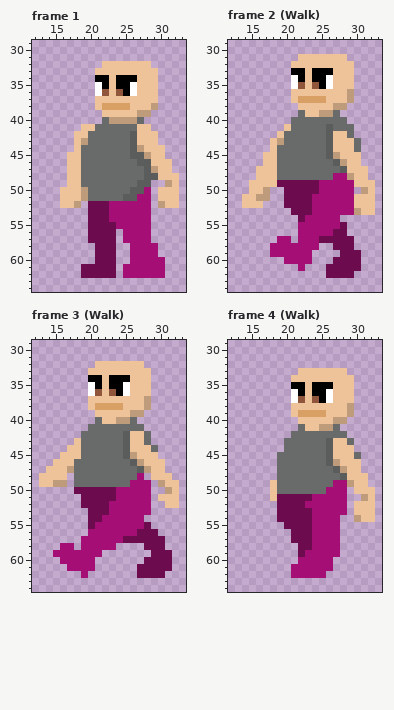
One commit to this pixel-art file: aseprite/adventurer.aseprite. The picture above was drawn from the file before the commit.
50x70 pixels, 8 frames. Shown: frame 1: x 12..33, y 29..64; frame 2 (Walk): x 12..33, y 29..64; frame 3 (Walk): x 12..33, y 29..64; frame 4 (Walk): x 12..33, y 29..64. The commit also changed other frames, which this record leaves out.
The result:
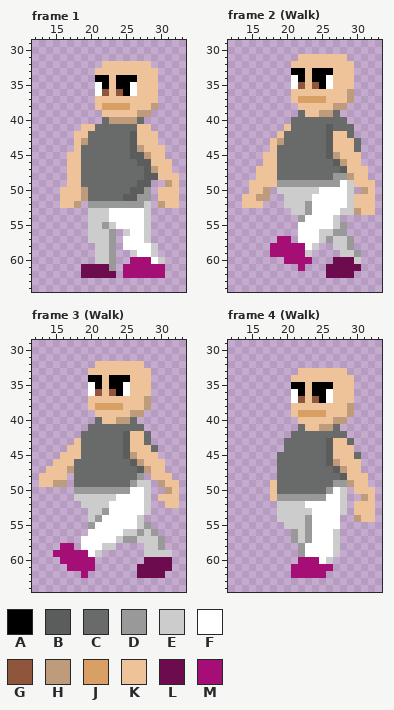
Palette (. is transparent): A #000000  B #5b5c5c  C #696a6a  D #999999  E #cccccc  F #ffffff  G #8f563b  H #bd9b7b  J #d9a066  K #eec39a  L #6c0b4d  M #a40e75
Message: Drew Colorless Pants For Character
Edits made:
layer "Pants-Blank" added
--- frame 1, layer "Pants-Blank"
@@ x 18..32 @@
 49 KCCCCCCCCBB..HK
-50 KHCCCCCCBBM.KKK
-51 KHCCCCCBBMM.KKK
-52 H.LLLMMMMMM.HKK
-53 ..LLLMMMMMM....
-54 ..LLLMMMMMM....
-55 ..LLLLMMMMM....
-56 ..LLLL.MMMM....
-57 ..LLLL.MMMM....
-58 ...LLL..MMMM...
-59 ...LLL..MMMM...
-60 ...LLL..MMMMM..
-61 .LLLLL.MMMMMM..
+50 KHCCCCCCBBD.KKK
+51 KHCCCCCBBDD.KKK
+52 H.DDDDDDDDE.HKK
+53 ..EEEFFFFFE....
+54 ..EEEFFFFFE....
+55 ..EEDEFFFFE....
+56 ..EEED.EFFE....
+57 ..EEED.FFFE....
+58 ...EED.FFFFE...
+59 ...EED..EFFE...
+60 ...EED..MMMFE..
+61 .LLLLD.MMMMMM..
 62 .LLLLL.MMMMMM..
--- frame 2 (Walk), layer "Pants-Blank"
@@ x 12..33 @@
 47 ....KKKCCCCCCCCCBKKK..
-48 ....KKKCCCCCCCCMMHKK..
-49 ...KKKKLLLLLLMMMMMKKK.
-50 ...KKH..LLLLLMMMMM.HK.
-51 ..KKHH..LLLLMMMMMMKKK.
-52 ..KKK...LLLLMMMMMMKKK.
-53 .........LLLMMMMMMHKK.
-54 ..........LMMMMM......
-55 ..........MMMMMML.....
-56 ..........MMMMMLL.....
-57 .......MM.MMMLLLLL....
-58 ......MMMMMMM..LLL....
-59 ......MMMMMM....LLL...
-60 ........MMMM...LLLL...
+48 ....KKKCCCCCCCCDDHKK..
+49 ...KKKKDDDDDDDDDFEKKK.
+50 ...KKH.EEEEEEFFFFE.HK.
+51 ..KKHH..EEEEFFFFFEKKK.
+52 ..KKK...EEEDFFFFFEKKK.
+53 .........EEDFFFFEEHKK.
+54 ..........DFFFFE......
+55 ..........FFFFFED.....
+56 ..........FFFEEDD.....
+57 .......MM.FFFEDEED....
+58 ......MMMMMFE..EED....
+59 ......MMMMME....EED...
+60 ........MMMM...LLLE...
 61 ..........M...LLLLL...
--- frame 3 (Walk), layer "Pants-Blank"
@@ x 12..33 @@
 47 ..KKKHCCCCCCCCCBHKK...
-48 .KKKK.CCCCCCCCCM.KKK..
-49 .KKHH.CCCCCCCCMMM.HKK.
-50 ......LLLLLLMMMMM..HK.
-51 .......LLLLLMMMMM.KKK.
-52 .......LLLLMMMMMM..KK.
-53 ........LLLMMMMMM.....
-54 ........LLMMMMMM......
-55 ........LMMMMMMML.....
-56 ........MMMMMMMLLL....
-57 .......MMMMMMLLLLLL...
-58 ....MM.MMMMM....LLL...
-59 ...MMMMMMM.......LLL..
+48 .KKKK.CCCCCCCCCD.KKK..
+49 .KKHH.CCCCCCCCDEE.HKK.
+50 ......DDDDDDDDFFE..HK.
+51 ......EEEEEEFFFFE.KKK.
+52 .......EEEEFFFFFE..KK.
+53 ........EEDFFFFFE.....
+54 ........EDFFFFFE......
+55 ........DFFFFFFED.....
+56 ........FFFFFEEDED....
+57 .......FFFFFEDDEEED...
+58 ....MM.FFFEE....EED...
+59 ...MMMMMFE......EEEE..
 60 ....MMMMM.......LLLL..
--- frame 4 (Walk), layer "Pants-Blank"
@@ x 17..30 @@
 48 ..CCCCCCCCCBKK
-49 .KCCCCCCCCMMHK
-50 .KCCCCCCCMMM.K
-51 .KLLLLLMMMMM..
-52 ..LLLLMMMMMM.K
-53 ..LLLLLMMMMM.K
-54 ..LLLLLMMMM..H
-55 ...LLLLMMMM...
-56 ....LLLMMMM...
-57 ....LLLMMMM...
-58 .....LLMMMM...
-59 .....LMMMMM...
-60 .....MMMMM....
+49 .KCCCCCCCCDDHK
+50 .KCCCCCCCDFE.K
+51 .KDDDDDDDFFE..
+52 ..EEEEFFFFFE.K
+53 ..EEEEEFFFFE.K
+54 ..EEEEDFFFF..H
+55 ...EEEDFFFF...
+56 ....DEDFFFE...
+57 ....DEDFFFE...
+58 .....DFFFFE...
+59 .....DFFFFE...
+60 .....MMMFE....
 61 ....MMMMMM....
Pixel boxes of the changes (left, top, right, bottom) in both pictures:
changed: (88, 187, 165, 271)
changed: (277, 173, 361, 264)
changed: (74, 473, 172, 557)
changed: (277, 480, 347, 564)
